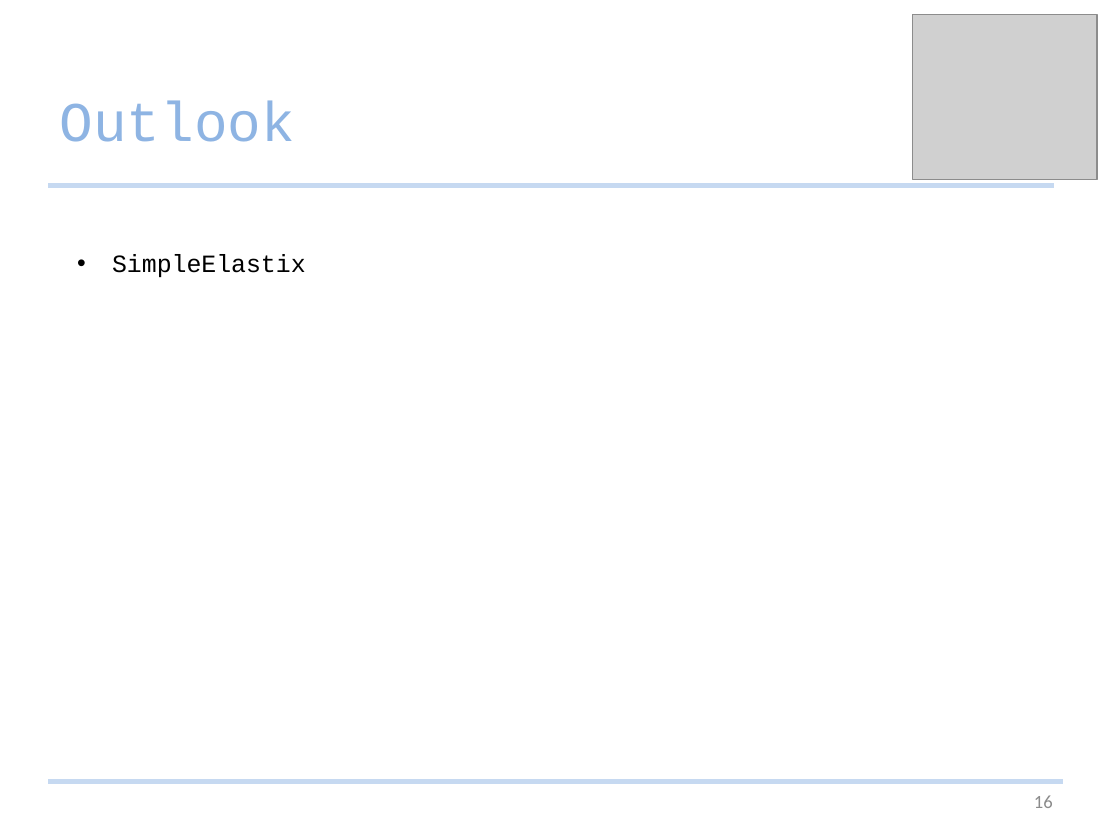
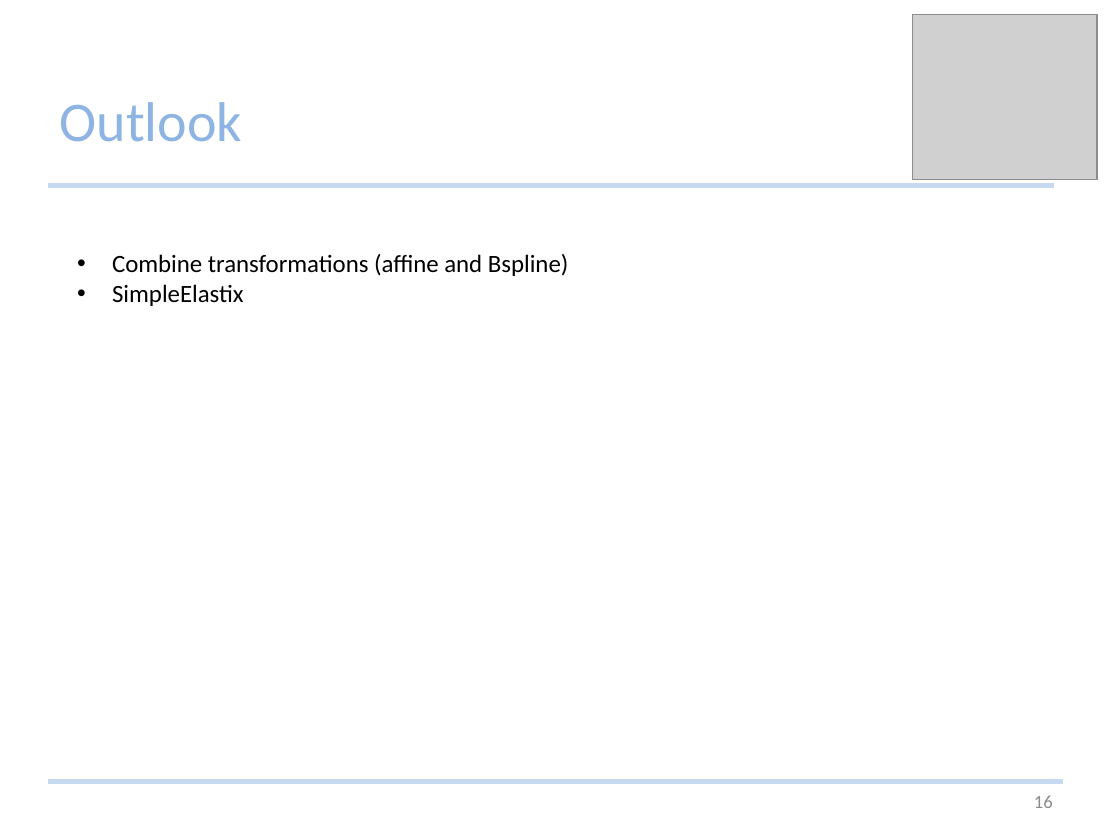
Before and after one commit to Studijacob/MIALab, a slide deck: slide 16 of wd/Documentation/MIALab presentation.pptx. Drawn at 1120x840 pixels with LibreOffice and Linux fonts; fonts in the diff are those of the drawing; grey boxes stand for pictures. Boxes give left, top, right and bottom in pixels: in the first picture for what was removed or moved away, otherwise in the second. Text is boxed around its words. In the diff, an @@ line names an element or a change of style, - is before the commit and + after.

Commit message:
change the font

```diff
--- a/wd/Documentation/MIALab presentation.pptx
+++ b/wd/Documentation/MIALab presentation.pptx
@@ title "Outlook" at [60, 102, 242, 142]: font Courier New to Calibri @@
@@ text at [112, 254, 568, 276]: paragraph added @@
+• Combine transformations (affine and Bspline)
@@ text at [112, 284, 244, 306]: font Courier New to Calibri in "SimpleElastix" @@
```
Also in this commit, not shown: 8 other slides changed.
